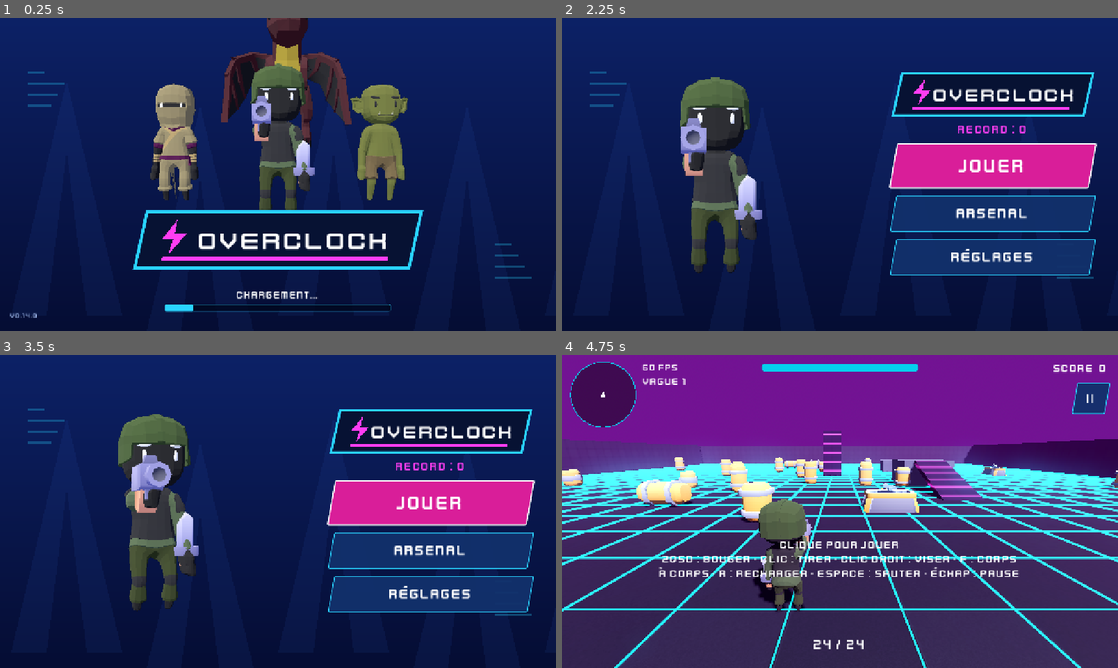
Above: before the commit, frames 1-4 (two rows, left to right).
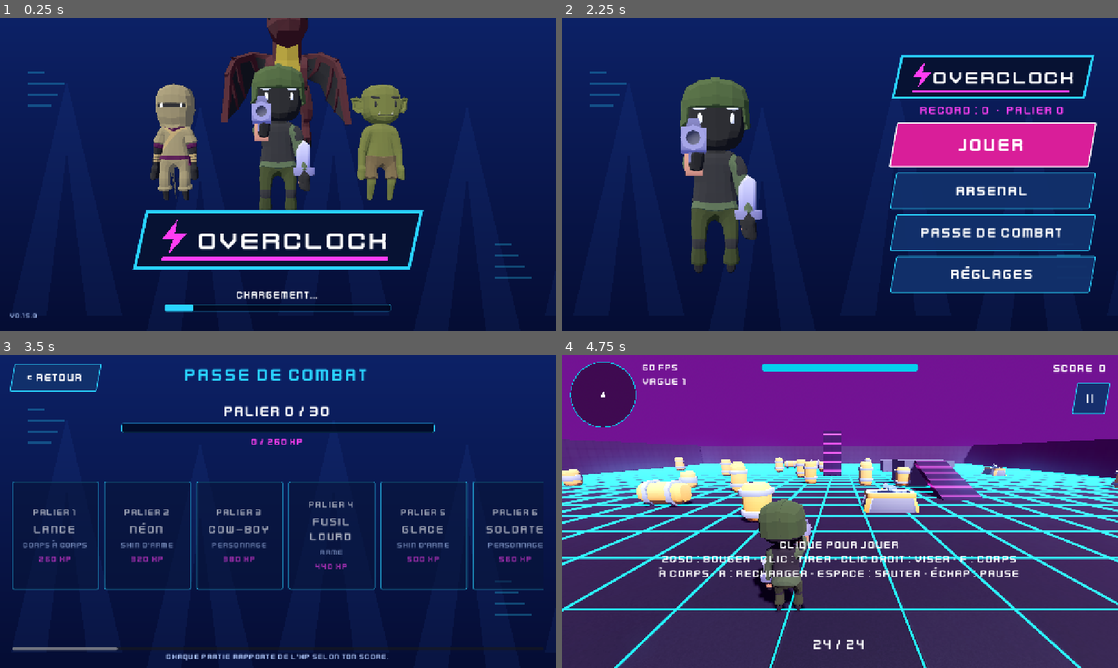
Above: after the commit, the same moments.

Repository: mariusortiz/overclock
Game: Godot game, scene res://scenes/loading.tscn
The game is run twice, just before and just after one commit, with the same random seed, the same clock (stepped at 60 frames per second) and the same inputs.
Inputs (mouse positions are in pixels of both pictures, inside the frame that each line leads up to):
- Up to frame 1 (0.25 s): no input
- Up to frame 2 (2.25 s): tap Enter at 0.5 s; move the mouse to (962, 158) at 0.52 s; hold D (move_right) 0.53-1.25 s; tap F (melee) at 0.6, 2.1 s; click (962, 158) at 0.67 s; tap Space (jump) at 0.77 s; drag from (728, 190) to (812, 237) at 1.27 s; move the mouse to (895, 105) at 2.02 s; hold D (move_right) from 2.03 s (still down)
- Up to frame 3 (3.5 s): release D (move_right) at 2.75 s; click (433, 570) at 2.75 s, where only the run after the commit has a clickable "PASSE DE COMBAT"
- Up to frame 4 (4.75 s): click (617, 376) at 3.5 s, where only the run after the commit has a clickable "< RETOUR"; click "JOUER" at 4.25 s

The runs differ from the first frame. In frame 1, less than 0.1% of the frame differs, in the area x 4-6%, y 94-96%; in frame 2, 17%; in frame 3, 30%, in the area x 1-98%, y 2-98%; in frame 4, nothing differs.

Commit message:
Battle pass and weapon skins
- Each game gives XP from the score; 30 permanent tiers unlock
  characters, weapons, melee weapons and weapon skins, replacing the
  unlocks by best score
- Battle pass screen with the reward track; the game over screen shows
  the XP earned and what was unlocked
- 12 weapon skins that tint the gun and color its shots, and a skin tab
  in the armory
- Eight more characters from the Quaternius pack as rewards
- F7 on the battle pass screen adds XP in test builds

Co-Authored-By: Claude Fable 5.2 <noreply@anthropic.com>
Claude-Session: https://claude.ai/code/session_01TMrhLU8C9hMQ3DU14F1G1z

Diff:
--- a/project.godot
+++ b/project.godot
@@ -6,7 +6,7 @@
 [application]
 
 config/name="Overclock"
-config/version="0.14.0"
+config/version="0.15.0"
 run/main_scene="res://scenes/loading.tscn"
 config/features=PackedStringArray("4.5", "Mobile")
 config/icon="res://icon.svg"
--- /dev/null
+++ b/scenes/battle_pass.tscn
@@ -0,0 +1,93 @@
+[gd_scene load_steps=3 format=3]
+
+[ext_resource type="Script" path="res://scripts/battle_pass_screen.gd" id="main"]
+[ext_resource type="Script" path="res://scripts/tech_background.gd" id="bg"]
+
+[node name="BattlePass" type="Control"]
+layout_mode = 3
+anchors_preset = 15
+anchor_right = 1.0
+anchor_bottom = 1.0
+grow_horizontal = 2
+grow_vertical = 2
+script = ExtResource("main")
+
+[node name="Background" type="Control" parent="."]
+anchors_preset = 15
+anchor_right = 1.0
+anchor_bottom = 1.0
+grow_horizontal = 2
+grow_vertical = 2
+script = ExtResource("bg")
+
+[node name="Back" type="Button" parent="."]
+offset_left = 28.0
+offset_top = 20.0
+offset_right = 228.0
+offset_bottom = 84.0
+theme_override_font_sizes/font_size = 26
+text = "< RETOUR"
+
+[node name="Title" type="Label" parent="."]
+anchor_left = 0.5
+anchor_right = 0.5
+offset_left = -400.0
+offset_top = 20.0
+offset_right = 400.0
+offset_bottom = 84.0
+grow_horizontal = 2
+theme_override_colors/font_color = Color(0.16, 0.83, 1, 1)
+theme_override_font_sizes/font_size = 44
+text = "PASSE DE COMBAT"
+horizontal_alignment = 1
+
+[node name="Top" type="VBoxContainer" parent="."]
+anchor_left = 0.5
+anchor_right = 0.5
+offset_left = -360.0
+offset_top = 110.0
+offset_right = 360.0
+offset_bottom = 230.0
+grow_horizontal = 2
+theme_override_constants/separation = 8
+
+[node name="Tier" type="Label" parent="Top"]
+theme_override_font_sizes/font_size = 34
+horizontal_alignment = 1
+
+[node name="Bar" type="ProgressBar" parent="Top"]
+custom_minimum_size = Vector2(0, 22)
+show_percentage = false
+
+[node name="Xp" type="Label" parent="Top"]
+theme_override_colors/font_color = Color(1, 0.24, 0.95, 1)
+theme_override_font_sizes/font_size = 22
+horizontal_alignment = 1
+
+[node name="Scroll" type="ScrollContainer" parent="."]
+anchor_top = 1.0
+anchor_right = 1.0
+anchor_bottom = 1.0
+offset_left = 28.0
+offset_top = -430.0
+offset_right = -28.0
+offset_bottom = -40.0
+grow_horizontal = 2
+grow_vertical = 0
+vertical_scroll_mode = 0
+
+[node name="Track" type="HBoxContainer" parent="Scroll"]
+theme_override_constants/separation = 12
+
+[node name="Hint" type="Label" parent="."]
+anchor_top = 1.0
+anchor_right = 1.0
+anchor_bottom = 1.0
+offset_top = -36.0
+offset_bottom = -8.0
+grow_horizontal = 2
+grow_vertical = 0
+theme_override_colors/font_color = Color(0.7, 0.8, 1, 1)
+theme_override_font_sizes/font_size = 18
+text = "Chaque partie rapporte de l'XP selon ton score."
+horizontal_alignment = 1
--- a/scenes/hud.tscn
+++ b/scenes/hud.tscn
@@ -419,6 +419,11 @@
 text = "Record : 0"
 horizontal_alignment = 1
 
+[node name="Xp" type="Label" parent="GameOver/Center/Box"]
+theme_override_colors/font_color = Color(1, 0.24, 0.95, 1)
+theme_override_font_sizes/font_size = 26
+horizontal_alignment = 1
+
 [node name="Replay" type="Button" parent="GameOver/Center/Box"]
 custom_minimum_size = Vector2(340, 96)
 theme_override_font_sizes/font_size = 36
--- a/scenes/menu.tscn
+++ b/scenes/menu.tscn
@@ -42,7 +42,7 @@
 
 [node name="Box" type="VBoxContainer" parent="Right"]
 custom_minimum_size = Vector2(460, 0)
-theme_override_constants/separation = 16
+theme_override_constants/separation = 12
 
 [node name="Logo" type="Control" parent="Right/Box"]
 custom_minimum_size = Vector2(460, 96)
@@ -64,6 +64,11 @@
 custom_minimum_size = Vector2(0, 84)
 theme_override_font_sizes/font_size = 34
 text = "ARSENAL"
+
+[node name="Pass" type="Button" parent="Right/Box"]
+custom_minimum_size = Vector2(0, 84)
+theme_override_font_sizes/font_size = 34
+text = "PASSE DE COMBAT"
 
 [node name="Settings" type="Button" parent="Right/Box"]
 custom_minimum_size = Vector2(0, 84)
--- a/scripts/armory.gd
+++ b/scripts/armory.gd
@@ -1,6 +1,6 @@
 extends Control
-## Armory: pick the character, the weapon and the melee weapon from a grid of
-## cards. Locked items can be previewed but not equipped.
+## Armory: pick the character, the weapon, the melee weapon and the weapon
+## skin from a grid of cards. Locked items can be previewed but not equipped.
 
 const MENU_SCENE := "res://scenes/menu.tscn"
 const CARD_SIZE := Vector2(214, 108)
@@ -13,6 +13,7 @@
 		"stats": [["CADENCE", "fire_rate", 14.0], ["DÉGÂTS", "damage", 10.0], ["CHARGEUR", "magazine", 40.0]]},
 	{"label": "CORPS À CORPS", "key": Loadout.MELEE_KEY, "items": Loadout.MELEE,
 		"stats": [["DÉGÂTS", "damage", 10.0], ["PORTÉE", "range", 4.5]]},
+	{"label": "SKIN", "key": Loadout.SKIN_KEY, "items": Loadout.SKINS, "stats": []},
 ]
 var _tab_index := 0
 var _viewed: Dictionary
@@ -58,6 +59,8 @@
 			return Loadout.selected_weapon()
 		Loadout.MELEE_KEY:
 			return Loadout.selected_melee()
+		Loadout.SKIN_KEY:
+			return Loadout.selected_skin()
 	return Loadout.selected_character()
 
 
@@ -108,6 +111,8 @@
 			_stage.show_weapon(item)
 		Loadout.MELEE_KEY:
 			_stage.show_melee(item)
+		Loadout.SKIN_KEY:
+			_stage.show_weapon(Loadout.selected_weapon(), item)
 	_refresh()
 
 
--- /dev/null
+++ b/scripts/battle_pass.gd
@@ -0,0 +1,61 @@
+class_name BattlePass
+## Free, permanent progression track. Every game gives XP from the score; each
+## tier reached unlocks one item of the Loadout catalog. Items that are not
+## listed here are available from the start.
+
+const XP_PER_SCORE_POINT := 0.1
+const FIRST_TIER_COST := 260
+const COST_INCREASE := 60
+const XP_KEY := "xp"
+
+## Loadout item ids, in tier order: REWARDS[0] is the reward of tier 1.
+const REWARDS: Array[String] = [
+	"spear", "skin_neon", "cowboy", "heavy", "skin_ice",
+	"soldier_female", "axe", "skin_lava", "ninja", "sniper",
+	"skin_camo", "pirate", "mace", "skin_toxic", "knight",
+	"smg", "skin_royal", "kimono", "skin_carbon", "viking",
+	"skin_sakura", "elf", "bazooka", "skin_ocean", "cowgirl",
+	"skin_solar", "witch", "wizard", "skin_gold", "golden_knight",
+]
+
+
+static func xp_for_score(score: int) -> int:
+	return roundi(score * XP_PER_SCORE_POINT)
+
+
+## XP needed to go from tier - 1 to `tier` (1-based).
+static func tier_cost(tier: int) -> int:
+	return FIRST_TIER_COST + COST_INCREASE * (tier - 1)
+
+
+static func total_xp() -> int:
+	return SaveData.load_progress(XP_KEY, 0)
+
+
+## Where the player stands: {"tier": tiers reached, "xp": XP into the next
+## tier, "needed": cost of the next tier (0 when the pass is complete)}.
+static func progress() -> Dictionary:
+	var xp := total_xp()
+	var tier := 0
+	while tier < REWARDS.size() and xp >= tier_cost(tier + 1):
+		xp -= tier_cost(tier + 1)
+		tier += 1
+	var complete := tier == REWARDS.size()
+	return {"tier": tier, "xp": 0 if complete else xp, "needed": 0 if complete else tier_cost(tier + 1)}
+
+
+## Adds XP and returns the ids unlocked by the tiers just reached.
+static func add_xp(amount: int) -> Array[String]:
+	var before: int = progress().tier
+	SaveData.save_progress(XP_KEY, total_xp() + amount)
+	var after: int = progress().tier
+	return REWARDS.slice(before, after)
+
+
+## Tier that unlocks an item, or 0 when it is available from the start.
+static func required_tier(id: String) -> int:
+	return REWARDS.find(id) + 1
+
+
+static func is_unlocked(id: String) -> bool:
+	return required_tier(id) <= progress().tier
--- /dev/null
+++ b/scripts/battle_pass_screen.gd
@@ -0,0 +1,81 @@
+extends Control
+## Battle pass screen: current tier, XP toward the next one, and the track of
+## rewards.
+
+const MENU_SCENE := "res://scenes/menu.tscn"
+const CARD_SIZE := Vector2(200, 250)
+const UNLOCKED_COLOR := Color(0.16, 0.83, 1.0)
+const TEST_XP := 1000
+
+@onready var _tier_label: Label = $Top/Tier
+@onready var _xp_label: Label = $Top/Xp
+@onready var _xp_bar: ProgressBar = $Top/Bar
+@onready var _scroll: ScrollContainer = $Scroll
+@onready var _track: HBoxContainer = $Scroll/Track
+
+
+func _ready() -> void:
+	$Back.pressed.connect(get_tree().change_scene_to_file.bind(MENU_SCENE), CONNECT_DEFERRED)
+	_refresh()
+
+
+func _notification(what: int) -> void:
+	if what == NOTIFICATION_WM_GO_BACK_REQUEST:
+		get_tree().change_scene_to_file.call_deferred(MENU_SCENE)
+
+
+func _unhandled_key_input(event: InputEvent) -> void:
+	# Test shortcut (debug and web builds): F7 adds XP.
+	if event.is_pressed() and (event as InputEventKey).keycode == KEY_F7 \
+			and (OS.is_debug_build() or OS.has_feature("web")):
+		BattlePass.add_xp(TEST_XP)
+		_refresh()
+
+
+func _refresh() -> void:
+	var progress := BattlePass.progress()
+	var tier: int = progress.tier
+	_tier_label.text = "PALIER %d / %d" % [tier, BattlePass.REWARDS.size()]
+	if progress.needed == 0:
+		_xp_label.text = "Passe terminé"
+		_xp_bar.value = 100.0
+	else:
+		_xp_label.text = "%d / %d XP" % [progress.xp, progress.needed]
+		_xp_bar.value = 100.0 * progress.xp / progress.needed
+
+	for card in _track.get_children():
+		_track.remove_child(card)
+		card.queue_free()
+	for i in BattlePass.REWARDS.size():
+		_track.add_child(_create_card(i + 1, tier))
+	# Bring the next reward into view once the cards are laid out.
+	_scroll.set_deferred("scroll_horizontal", int(maxf(tier - 1, 0) * (CARD_SIZE.x + 12)))
+
+
+func _create_card(number: int, reached: int) -> Control:
+	var reward := Loadout.find(BattlePass.REWARDS[number - 1])
+	var unlocked := number <= reached
+	var card := PanelContainer.new()
+	card.custom_minimum_size = CARD_SIZE
+	if not unlocked:
+		card.modulate = Color(1, 1, 1, 0.6)
+	var box := VBoxContainer.new()
+	box.alignment = BoxContainer.ALIGNMENT_CENTER
+	box.add_theme_constant_override("separation", 10)
+	card.add_child(box)
+	box.add_child(_label("PALIER %d" % number, 22, UNLOCKED_COLOR if unlocked else Color.WHITE))
+	box.add_child(_label(reward.item.name, 28, Color.WHITE))
+	box.add_child(_label(reward.kind, 18, Color(0.7, 0.8, 1.0)))
+	box.add_child(_label("OBTENU" if unlocked else "%d XP" % BattlePass.tier_cost(number), 20,
+			UNLOCKED_COLOR if unlocked else Color(1.0, 0.24, 0.95)))
+	return card
+
+
+func _label(text: String, font_size: int, color: Color) -> Label:
+	var label := Label.new()
+	label.text = text
+	label.horizontal_alignment = HORIZONTAL_ALIGNMENT_CENTER
+	label.autowrap_mode = TextServer.AUTOWRAP_WORD_SMART
+	label.add_theme_font_size_override("font_size", font_size)
+	label.add_theme_color_override("font_color", color)
+	return label
--- a/scripts/character_stage.gd
+++ b/scripts/character_stage.gd
@@ -38,8 +38,9 @@
 	_left_hand = _character.get_attachment("Fist.L")
 
 
-func show_weapon(item: Dictionary) -> void:
-	_replace(_weapon_holder, Loadout.instantiate_weapon(item))
+## `skin` defaults to the equipped one.
+func show_weapon(item: Dictionary, skin := {}) -> void:
+	_replace(_weapon_holder, Loadout.instantiate_weapon(item, skin))
 
 
 func show_melee(item: Dictionary) -> void:
--- a/scripts/hud.gd
+++ b/scripts/hud.gd
@@ -30,6 +30,7 @@
 @onready var _game_over_screen: Control = $GameOver
 @onready var _final_score: Label = $GameOver/Center/Box/Score
 @onready var _best_score: Label = $GameOver/Center/Box/Best
+@onready var _xp_label: Label = $GameOver/Center/Box/Xp
 @onready var _replay_button: Button = $GameOver/Center/Box/Replay
 @onready var _menu_button: Button = $GameOver/Center/Box/Menu
 @onready var _pause_button: Button = $PauseButton
@@ -166,7 +167,8 @@
 	_death_title.visible = true
 
 
-func show_game_over(score: int, best: int, is_record: bool) -> void:
+## `unlocked` lists the names of the battle pass rewards just earned.
+func show_game_over(score: int, best: int, is_record: bool, xp: int, unlocked: Array) -> void:
 	_death_title.visible = false
 	_game_over = true
 	pause_menu.enabled = false
@@ -176,4 +178,7 @@
 	reticle.visible = false
 	_final_score.text = "Score : %d" % score
 	_best_score.text = "Nouveau record !" if is_record else "Record : %d" % best
+	_xp_label.text = "+%d XP" % xp
+	if not unlocked.is_empty():
+		_xp_label.text += "\nDébloqué : " + ", ".join(unlocked)
 	_game_over_screen.visible = true
--- a/scripts/loading.gd
+++ b/scripts/loading.gd
@@ -3,7 +3,7 @@
 ## background, then opens the menu.
 
 const MENU_SCENE := "res://scenes/menu.tscn"
-const SCENES_TO_LOAD: Array[String] = [MENU_SCENE, "res://scenes/armory.tscn", "res://scenes/main.tscn"]
+const SCENES_TO_LOAD: Array[String] = [MENU_SCENE, "res://scenes/armory.tscn", "res://scenes/battle_pass.tscn", "res://scenes/main.tscn"]
 const MINIMUM_TIME := 2.0
 const MONSTERS := "res://assets/models/quaternius/monsters/"
 const CHARACTERS := "res://assets/models/quaternius/characters/"
--- a/scripts/loadout.gd
+++ b/scripts/loadout.gd
@@ -1,47 +1,73 @@
 class_name Loadout
 ## Catalog of character skins and weapons, and the player's saved selection.
-## Items unlock when the best score reaches their "unlock" value.
+## Items unlock through the battle pass (see BattlePass); ids are unique
+## across all the lists.
 
 const CHARACTER_DIR := "res://assets/models/quaternius/characters/"
 
 const CHARACTERS := [
-	{"id": "soldier", "name": "Soldat", "model": "Soldier_Male.fbx", "unlock": 0},
-	{"id": "cowboy", "name": "Cow-boy", "model": "Cowboy_Male.fbx", "unlock": 1000},
-	{"id": "pirate", "name": "Pirate", "model": "Pirate_Male.fbx", "unlock": 2500},
-	{"id": "viking", "name": "Viking", "model": "Viking_Male.fbx", "unlock": 5000},
-	{"id": "golden_knight", "name": "Chevalier d'or", "model": "Knight_Golden_Male.fbx", "unlock": 8000},
+	{"id": "soldier", "name": "Soldat", "model": "Soldier_Male.fbx"},
+	{"id": "cowboy", "name": "Cow-boy", "model": "Cowboy_Male.fbx"},
+	{"id": "soldier_female", "name": "Soldate", "model": "Soldier_Female.fbx"},
+	{"id": "ninja", "name": "Ninja", "model": "Ninja_Male.fbx"},
+	{"id": "pirate", "name": "Pirate", "model": "Pirate_Male.fbx"},
+	{"id": "knight", "name": "Chevalier", "model": "Knight_Male.fbx"},
+	{"id": "kimono", "name": "Samouraï", "model": "Kimono_Male.fbx"},
+	{"id": "viking", "name": "Viking", "model": "Viking_Male.fbx"},
+	{"id": "elf", "name": "Elfe", "model": "Elf.fbx"},
+	{"id": "cowgirl", "name": "Cow-girl", "model": "Cowboy_Female.fbx"},
+	{"id": "witch", "name": "Sorcière", "model": "Witch.fbx"},
+	{"id": "wizard", "name": "Magicien", "model": "Wizard.fbx"},
+	{"id": "golden_knight", "name": "Chevalier d'or", "model": "Knight_Golden_Male.fbx"},
+]
+
+## Weapon skins apply to every gun: "tint" colors the model, "shot" colors the
+## tracer, the impact and the muzzle flash.
+const SKINS := [
+	{"id": "skin_standard", "name": "Standard", "tint": Color(1, 1, 1), "shot": Color(0.0, 0.9, 1.0)},
+	{"id": "skin_neon", "name": "Néon", "tint": Color(0.3, 1.0, 0.9), "shot": Color(0.2, 1.0, 0.6)},
+	{"id": "skin_ice", "name": "Glace", "tint": Color(0.6, 0.85, 1.0), "shot": Color(0.65, 0.9, 1.0)},
+	{"id": "skin_lava", "name": "Lave", "tint": Color(1.0, 0.45, 0.2), "shot": Color(1.0, 0.4, 0.1)},
+	{"id": "skin_camo", "name": "Camouflage", "tint": Color(0.45, 0.55, 0.3), "shot": Color(0.7, 0.9, 0.3)},
+	{"id": "skin_toxic", "name": "Toxique", "tint": Color(0.6, 1.0, 0.2), "shot": Color(0.6, 1.0, 0.1)},
+	{"id": "skin_royal", "name": "Royal", "tint": Color(0.65, 0.4, 1.0), "shot": Color(0.7, 0.4, 1.0)},
+	{"id": "skin_carbon", "name": "Carbone", "tint": Color(0.25, 0.25, 0.3), "shot": Color(1, 1, 1)},
+	{"id": "skin_sakura", "name": "Sakura", "tint": Color(1.0, 0.6, 0.8), "shot": Color(1.0, 0.5, 0.8)},
+	{"id": "skin_ocean", "name": "Océan", "tint": Color(0.2, 0.5, 1.0), "shot": Color(0.2, 0.6, 1.0)},
+	{"id": "skin_solar", "name": "Solaire", "tint": Color(1.0, 0.85, 0.3), "shot": Color(1.0, 0.9, 0.3)},
+	{"id": "skin_gold", "name": "Or", "tint": Color(1.0, 0.78, 0.25), "shot": Color(1.0, 0.85, 0.3)},
 ]
 
 ## "scale" and "offset" place the model in the hand; "muzzle" is where shots
 ## leave the gun. All are in the Weapon node's space (forward is -Z).
 const WEAPONS := [
 	{
-		"id": "blaster", "name": "Blaster", "unlock": 0,
+		"id": "blaster", "name": "Blaster",
 		"model": "res://assets/models/characters/weapon-shooter.glb",
 		"scale": 2.1, "offset": Vector3.ZERO, "muzzle": Vector3(0, 0.25, -0.5),
 		"fire_rate": 8.0, "damage": 1, "magazine": 24, "reload_time": 1.4, "zoom_fov": 40.0,
 	},
 	{
-		"id": "heavy", "name": "Fusil lourd", "unlock": 1500,
+		"id": "heavy", "name": "Fusil lourd",
 		"model": "res://assets/models/blasters/blaster-d.glb",
 		"scale": 0.9, "offset": Vector3(0, 0.12, -0.15), "muzzle": Vector3(0, 0.17, -0.6),
 		"fire_rate": 2.0, "damage": 5, "magazine": 8, "reload_time": 1.8, "zoom_fov": 40.0,
 	},
 	{
-		"id": "sniper", "name": "Sniper", "unlock": 2500,
+		"id": "sniper", "name": "Sniper",
 		"model": "res://assets/models/blasters/blaster-e.glb",
 		"scale": 0.75, "offset": Vector3(0, 0.1, 0), "muzzle": Vector3(0, 0.1, -1.05),
 		"fire_rate": 1.0, "damage": 8, "magazine": 5, "reload_time": 2.0, "zoom_fov": 20.0,
 	},
 	{
-		"id": "smg", "name": "Mitraillette", "unlock": 4000,
+		"id": "smg", "name": "Mitraillette",
 		"model": "res://assets/models/blasters/blaster-n.glb",
 		"scale": 0.9, "offset": Vector3(0, 0.12, -0.1), "muzzle": Vector3(0, 0.15, -0.42),
 		"fire_rate": 14.0, "damage": 1, "magazine": 40, "reload_time": 1.6, "zoom_fov": 40.0,
 	},
 	{
 		# Fires a rocket: "damage" is dealt to every robot within "blast_radius".
-		"id": "bazooka", "name": "Bazooka", "unlock": 6000,
+		"id": "bazooka", "name": "Bazooka",
 		"model": "res://assets/models/blasters/blaster-f.glb",
 		"scale": 0.8, "offset": Vector3(0, 0.15, -0.2), "muzzle": Vector3(0, 0.15, -0.75),
 		"fire_rate": 0.8, "damage": 10, "magazine": 1, "reload_time": 2.0, "zoom_fov": 40.0,
@@ -52,24 +78,24 @@
 ## Close-range secondary attack. "sweep" hits every robot in front instead of one.
 const MELEE := [
 	{
-		"id": "knife", "name": "Couteau", "unlock": 0,
+		"id": "knife", "name": "Couteau",
 		"model": "res://assets/models/characters/weapon-sword.glb", "scale": 1.3,
 		"damage": 4, "range": 2.2, "cooldown": 0.5, "sweep": false, "cone": 70.0, "knockback": 0.0,
 	},
 	{
 		# Long thrust that pierces every enemy lined up in front.
-		"id": "spear", "name": "Lance", "unlock": 2000,
+		"id": "spear", "name": "Lance",
 		"model": "res://assets/models/characters/weapon-spear.glb", "scale": 3.6,
 		"damage": 6, "range": 4.5, "cooldown": 0.8, "sweep": true, "cone": 18.0, "knockback": 0.0,
 	},
 	{
-		"id": "axe", "name": "Hache", "unlock": 3000,
+		"id": "axe", "name": "Hache",
 		"model": "res://assets/models/melee/tool-axe-upgraded.glb", "scale": 3.2,
 		"damage": 10, "range": 2.6, "cooldown": 1.1, "sweep": true, "cone": 70.0, "knockback": 0.0,
 	},
 	{
 		# Sends the enemy flying backward.
-		"id": "mace", "name": "Masse", "unlock": 4500,
+		"id": "mace", "name": "Masse",
 		"model": "res://assets/models/melee/tool-hammer-upgraded.glb", "scale": 5.0,
 		"damage": 8, "range": 2.4, "cooldown": 1.0, "sweep": false, "cone": 70.0, "knockback": 12.0,
 	},
@@ -78,10 +104,11 @@
 const CHARACTER_KEY := "character"
 const WEAPON_KEY := "weapon"
 const MELEE_KEY := "melee"
+const SKIN_KEY := "skin"
 
 
 static func is_unlocked(item: Dictionary) -> bool:
-	return SaveData.load_high_score() >= item.unlock
+	return BattlePass.is_unlocked(item.id)
 
 
 static func selected_character() -> Dictionary:
@@ -94,6 +121,10 @@
 
 static func selected_melee() -> Dictionary:
 	return _selected(MELEE, MELEE_KEY)
+
+
+static func selected_skin() -> Dictionary:
+	return _selected(SKINS, SKIN_KEY)
 
 
 static func select(key: String, item: Dictionary) -> void:
@@ -109,11 +140,12 @@
 
 ## Creates a weapon model, scaled and turned to point toward -Z, with its
 ## grip at the origin.
-static func instantiate_weapon(item: Dictionary) -> Node3D:
+static func instantiate_weapon(item: Dictionary, skin := {}) -> Node3D:
 	var model: Node3D = load(item.model).instantiate()
 	var size: float = item.scale
 	# Kenney models point toward +Z: turn them around.
 	model.transform = Transform3D(Basis.from_scale(Vector3(-size, size, -size)), item.offset)
+	_apply_skin(model, skin if not skin.is_empty() else selected_skin())
 	return model
 
 
@@ -125,7 +157,32 @@
 
 ## Why a locked item is locked, for the menus.
 static func unlock_text(item: Dictionary) -> String:
-	return "Record de %d requis" % item.unlock
+	return "Palier %d du passe de combat" % BattlePass.required_tier(item.id)
+
+
+## Finds an item of any list by its id: {"item": ..., "kind": "Arme"}.
+static func find(id: String) -> Dictionary:
+	for group: Array in [["Personnage", CHARACTERS], ["Arme", WEAPONS], ["Corps à corps", MELEE], ["Skin d'arme", SKINS]]:
+		for item: Dictionary in group[1]:
+			if item.id == id:
+				return {"item": item, "kind": group[0]}
+	return {}
+
+
+## Tints every surface of a weapon model with the skin's color.
+static func _apply_skin(model: Node3D, skin: Dictionary) -> void:
+	if skin.tint == Color(1, 1, 1):
+		return
+	var meshes := model.find_children("*", "MeshInstance3D", true, false)
+	if model is MeshInstance3D:
+		meshes.append(model)
+	for mesh: MeshInstance3D in meshes:
+		for surface in mesh.get_surface_override_material_count():
+			var material := mesh.get_active_material(surface) as BaseMaterial3D
+			if material:
+				var tinted: BaseMaterial3D = material.duplicate()
+				tinted.albedo_color = skin.tint
+				mesh.set_surface_override_material(surface, tinted)
 
 
 static func _selected(items: Array, key: String) -> Dictionary:
--- a/scripts/main.gd
+++ b/scripts/main.gd
@@ -216,7 +216,12 @@
 	var is_record := score > best
 	if is_record:
 		SaveData.save_high_score(score)
-	hud.show_game_over(score, maxi(score, best), is_record)
+	# The score feeds the battle pass.
+	var xp := BattlePass.xp_for_score(score)
+	var unlocked := []
+	for id in BattlePass.add_xp(xp):
+		unlocked.append(Loadout.find(id).item.name)
+	hud.show_game_over(score, maxi(score, best), is_record, xp, unlocked)
 
 
 func _on_touch_look(relative: Vector2) -> void:
--- a/scripts/menu.gd
+++ b/scripts/menu.gd
@@ -1,8 +1,9 @@
 extends Control
-## Home screen: play, armory, settings.
+## Home screen: play, armory, battle pass, settings.
 
 const GAME_SCENE := "res://scenes/main.tscn"
 const ARMORY_SCENE := "res://scenes/armory.tscn"
+const PASS_SCENE := "res://scenes/battle_pass.tscn"
 
 @onready var _stage: CharacterStage = $Stage
 @onready var _best_label: Label = $Right/Box/Best
@@ -13,12 +14,13 @@
 	Input.mouse_mode = Input.MOUSE_MODE_VISIBLE
 	Music.play_track(Music.Track.MAIN)
 	_stage.show_loadout()
-	_best_label.text = "Record : %d" % SaveData.load_high_score()
+	_best_label.text = "Record : %d  ·  Palier %d" % [SaveData.load_high_score(), BattlePass.progress().tier]
 	_settings_panel.visible = false
 
 	# Deferred: a scene must not be removed while its button handles the click.
 	$Right/Box/Play.pressed.connect(get_tree().change_scene_to_file.bind(GAME_SCENE), CONNECT_DEFERRED)
 	$Right/Box/Armory.pressed.connect(get_tree().change_scene_to_file.bind(ARMORY_SCENE), CONNECT_DEFERRED)
+	$Right/Box/Pass.pressed.connect(get_tree().change_scene_to_file.bind(PASS_SCENE), CONNECT_DEFERRED)
 	$Right/Box/Settings.pressed.connect(func() -> void: _settings_panel.visible = true)
 	$SettingsPanel/Center/Panel/Box/Close.pressed.connect(func() -> void: _settings_panel.visible = false)
 
--- a/scripts/save_data.gd
+++ b/scripts/save_data.gd
@@ -1,5 +1,5 @@
 class_name SaveData
-## Local save file (best score, selected skins, settings). Lives in the app's private
+## Local save file (best score, battle pass XP, selected items, settings). Lives in the app's private
 ## storage on Android and in the browser's storage on the web.
 
 const PATH := "user://save.cfg"
@@ -7,6 +7,7 @@
 const HIGH_SCORE := "high_score"
 const LOADOUT := "loadout"
 const SETTINGS := "settings"
+const PROGRESS := "progress"
 
 
 static func load_high_score() -> int:
@@ -33,6 +34,14 @@
 	_save(SETTINGS, key, value)
 
 
+static func load_progress(key: String, default: Variant) -> Variant:
+	return _load(PROGRESS, key, default)
+
+
+static func save_progress(key: String, value: Variant) -> void:
+	_save(PROGRESS, key, value)
+
+
 static func _load(section: String, key: String, default: Variant) -> Variant:
 	var config := ConfigFile.new()
 	if config.load(PATH) != OK:
--- a/scripts/weapon.gd
+++ b/scripts/weapon.gd
@@ -68,6 +68,12 @@
 	blast_radius = data.get("blast_radius", 0.0)
 
 	_model_pivot.add_child(Loadout.instantiate_weapon(data))
+	# The skin also colors the shots.
+	var shot_color: Color = Loadout.selected_skin().shot
+	(_tracer_mesh.material as StandardMaterial3D).albedo_color = shot_color
+	(_impact_mesh.material as StandardMaterial3D).albedo_color = shot_color
+	($Muzzle/Flash/Mesh as MeshInstance3D).material_override = _fx_material(shot_color.lerp(Color.WHITE, 0.5))
+	($Muzzle/Flash/Light as OmniLight3D).light_color = shot_color
 	_muzzle_offset = data.muzzle
 	_muzzle.position = _muzzle_offset
 
Binary file added: assets/models/quaternius/characters/Cowboy_Female.fbx
Binary file added: assets/models/quaternius/characters/Elf.fbx
Binary file added: assets/models/quaternius/characters/Kimono_Male.fbx
Binary file added: assets/models/quaternius/characters/Knight_Male.fbx
Binary file added: assets/models/quaternius/characters/Ninja_Male.fbx
Binary file added: assets/models/quaternius/characters/Soldier_Female.fbx
Binary file added: assets/models/quaternius/characters/Witch.fbx
Binary file added: assets/models/quaternius/characters/Wizard.fbx
Not shown, changed: export_presets.cfg
